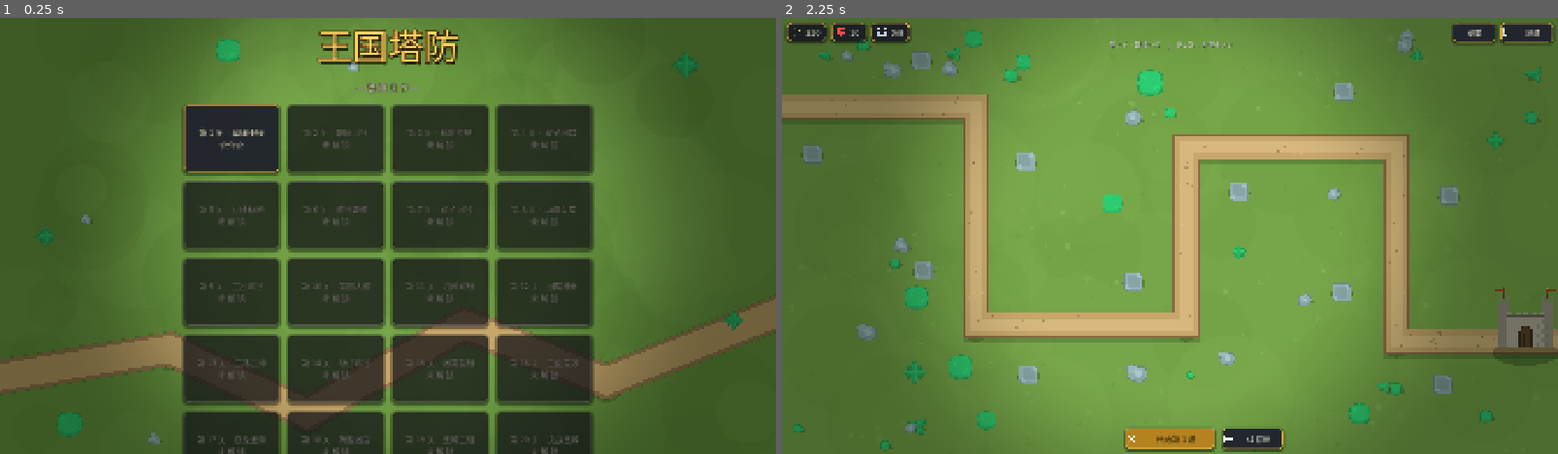
Above: before the commit, frames 1-2 (left to right).
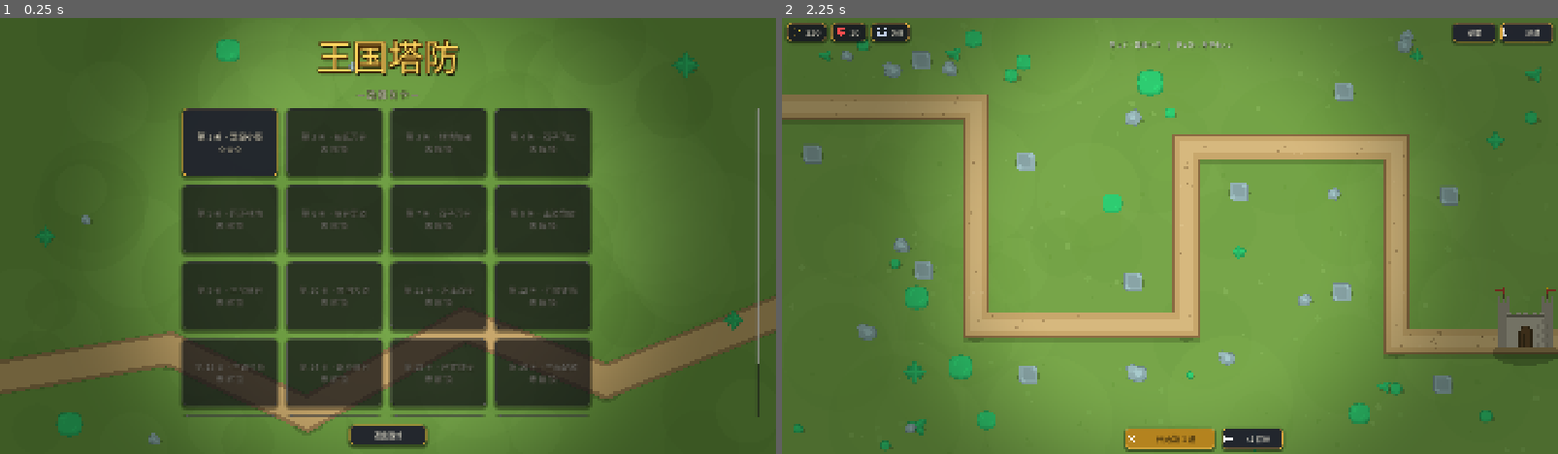
Above: after the commit, the same moments.

Repository: LiuYinCarl/game1
Game: Godot game, scene res://scenes/start_menu.tscn
Two runs of this game, one before a commit and one after it. Both use one fixed random seed, a clock stepped at 60 frames per second and the inputs below.
Inputs:
- Up to frame 1 (0.25 s): no input
- Up to frame 2 (2.25 s): click "第 1 关 · 翠绿小径 ☆☆☆" at 0.5 s; click "菜单" at 1.25 s; click "第 1 关 · 翠绿小径 ☆☆☆" at 2 s

The runs differ from the first frame. In frame 1, 17% of the frame differs, in the area x 23-98%, y 2-100%; in frame 2, nothing differs.

Commit message:
开始界面：关卡网格放入滚动容器，支持任意数量关卡
- 标题与退出按钮固定，关卡网格可滚动（滚轮/拖拽，水平居中、垂直顶对齐）
- 修复 20 关超出屏幕后底部被截断且无法滚动的问题

Diff:
--- a/scripts/start_menu.gd
+++ b/scripts/start_menu.gd
@@ -87,12 +87,17 @@
 	th.default_font_size = 18
 	theme = th
 
-	var center := CenterContainer.new()
-	center.set_anchors_preset(Control.PRESET_FULL_RECT)
-	add_child(center)
+	# 根布局：标题/退出固定，关卡网格放滚动容器（关卡再多也能看到）
+	var root := MarginContainer.new()
+	root.set_anchors_preset(Control.PRESET_FULL_RECT)
+	root.add_theme_constant_override("margin_top", 26)
+	root.add_theme_constant_override("margin_bottom", 22)
+	root.add_theme_constant_override("margin_left", 40)
+	root.add_theme_constant_override("margin_right", 40)
+	add_child(root)
 	var vbox := VBoxContainer.new()
-	vbox.add_theme_constant_override("separation", 26)
-	center.add_child(vbox)
+	vbox.add_theme_constant_override("separation", 18)
+	root.add_child(vbox)
 
 	var title := Label.new()
 	title.text = "王国塔防"
@@ -115,12 +120,22 @@
 	subtitle.add_theme_constant_override("outline_size", 6)
 	vbox.add_child(subtitle)
 
+	# 关卡网格：可滚动，水平居中
+	var scroll := ScrollContainer.new()
+	scroll.size_flags_vertical = Control.SIZE_EXPAND_FILL
+	scroll.size_flags_horizontal = Control.SIZE_EXPAND_FILL
+	scroll.horizontal_scroll_mode = ScrollContainer.SCROLL_MODE_DISABLED
+	vbox.add_child(scroll)
+	# 水平居中容器（垂直顶对齐：内容超出时可完整滚到顶部）
+	var cc := CenterContainer.new()
+	cc.size_flags_horizontal = Control.SIZE_EXPAND_FILL
+	cc.size_flags_vertical = Control.SIZE_SHRINK_BEGIN
+	scroll.add_child(cc)
 	var grid := GridContainer.new()
 	grid.columns = 4
 	grid.add_theme_constant_override("h_separation", 22)
 	grid.add_theme_constant_override("v_separation", 22)
-	grid.size_flags_horizontal = Control.SIZE_SHRINK_CENTER
-	vbox.add_child(grid)
+	cc.add_child(grid)
 	for i in LEVEL_NAMES.size():
 		grid.add_child(_make_level_card(i))
 
